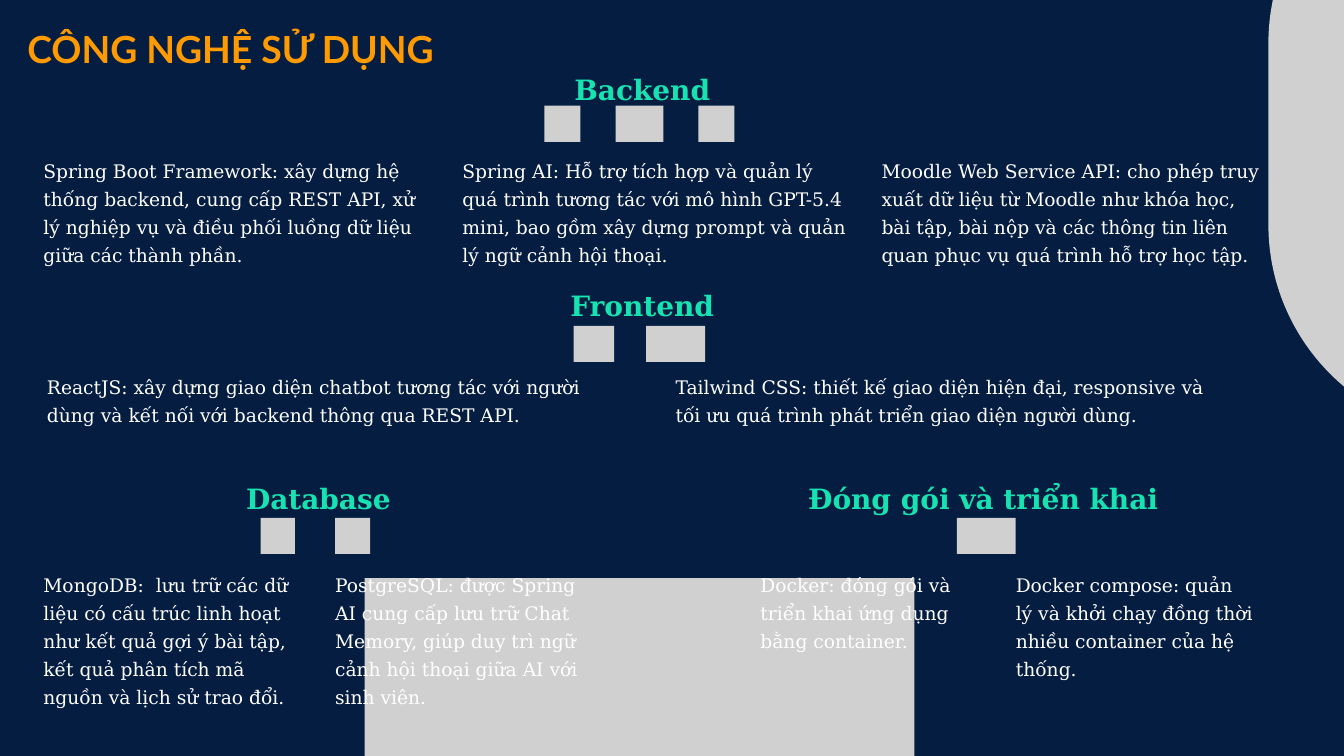
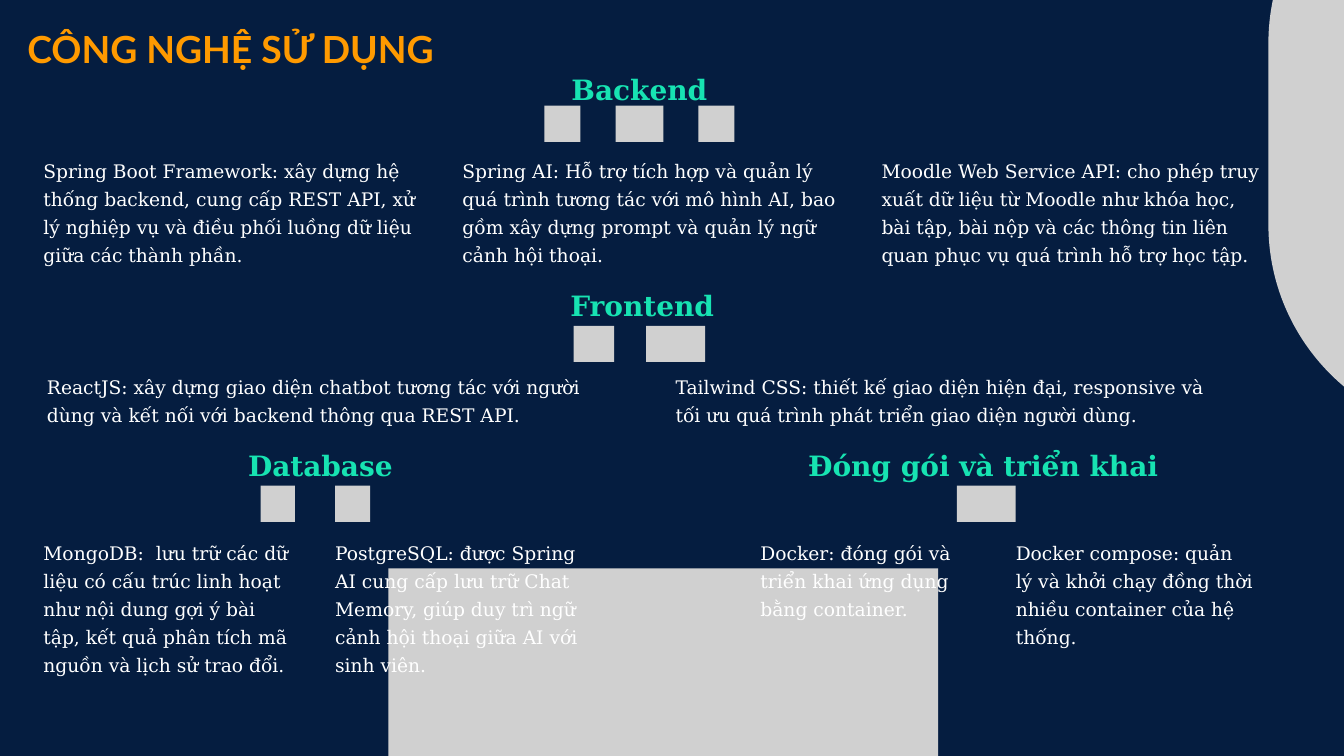
Before and after one commit to nguyenhuynhchi/tn-da22tta-110122001-nguyenhuynhchi-ai-support-program, a slide deck: slide 4 of docs/Slide KLTN.pptx. Drawn at 1344x756 pixels with LibreOffice and Linux fonts; fonts in the diff are those of the drawing; grey boxes stand for pictures. Boxes give left, top, right and bottom in pixels: in the first picture for what was removed or moved away, otherwise in the second. Text is boxed around its words. In the diff, an @@ line names an element or a change of style, - is before the commit and + after.

```diff
--- a/docs/Slide KLTN.pptx
+++ b/docs/Slide KLTN.pptx
@@ text at (462, 163, 835, 266): text changed @@
-Spring AI: Hỗ trợ tích hợp và quản lý quá trình tương tác với mô hình GPT-5.4 mini, bao gồm xây dựng prompt và quản lý ngữ cảnh hội thoại.
+Spring AI: Hỗ trợ tích hợp và quản lý quá trình tương tác với mô hình AI, bao gồm xây dựng prompt và quản lý ngữ cảnh hội thoại.
@@ 5 texts, 3 pictures: place and size @@
-5 texts, 3 pictures at (246, 486, 1253, 709)
+5 texts, 3 pictures at (248, 454, 1253, 677)
@@ text at (43, 545, 288, 676): text changed @@
-MongoDB: lưu trữ các dữ liệu có cấu trúc linh hoạt như kết quả gợi ý bài tập, kết quả phân tích mã nguồn và lịch sử trao đổi.
+MongoDB: lưu trữ các dữ liệu có cấu trúc linh hoạt như nội dung gợi ý bài tập, kết quả phân tích mã nguồn và lịch sử trao đổi.
@@ picture: place and size @@
-picture at (364, 578, 914, 756)
+picture at (388, 569, 938, 756)
```
Also in this commit, not shown: 9 other slides changed, 2 slides added, 21 other files.
